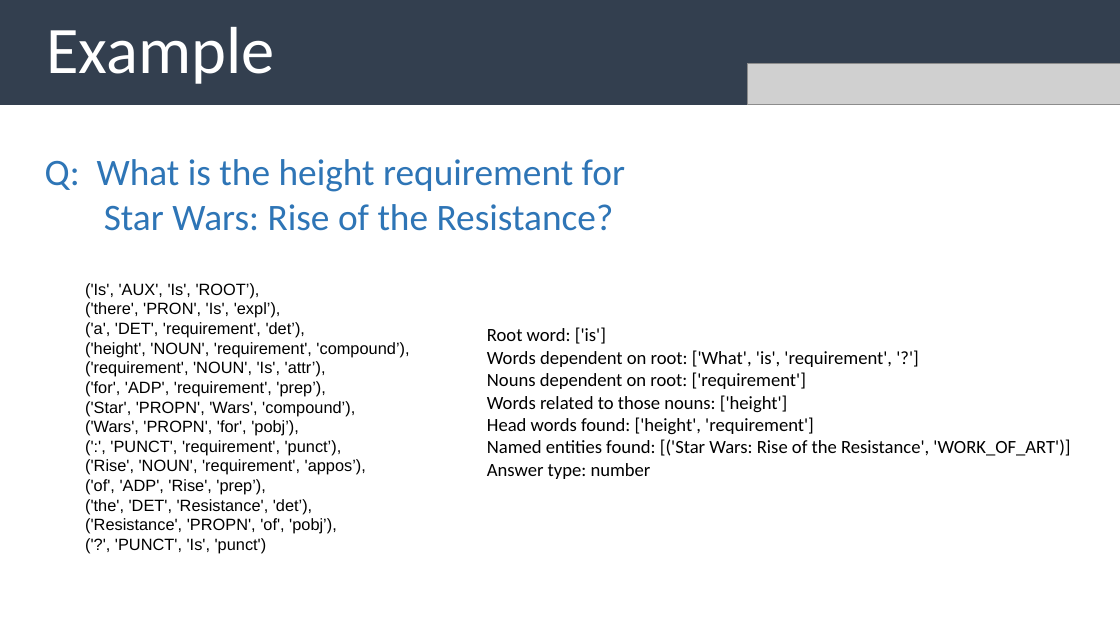
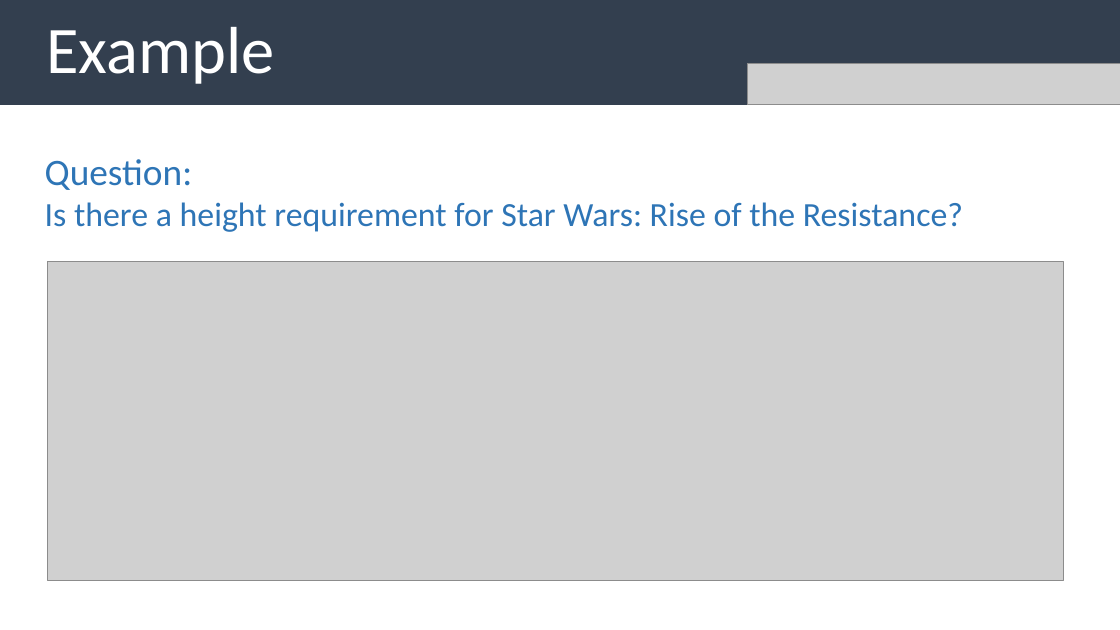
Before and after one commit to uabinf/nlp-group-project-fall-2020-disneyqanda, a slide deck: slide 10 of disneyqanda.pptx. Drawn at 1120x630 pixels with LibreOffice and Linux fonts; fonts in the diff are those of the drawing; grey boxes stand for pictures. Boxes give left, top, right and bottom in pixels: in the first picture for what was removed or moved away, otherwise in the second. Text is boxed around its words. In the diff, an @@ line names an element or a change of style, - is before the commit and + after.

Commit message:
updating ppt

```diff
--- a/disneyqanda.pptx
+++ b/disneyqanda.pptx
@@ text at (45,159,963,232): text changed; size 32 to 29 pt @@
-Q: What is the height requirement for
-Star Wars: Rise of the Resistance?
+Question:
+Is there a height requirement for Star Wars: Rise of the Resistance?
@@ picture added at (48,262,1063,581) @@
@@ text removed at (85,283,409,554) @@
-('Is', 'AUX', 'Is', 'ROOT’),
-('there', 'PRON', 'Is', 'expl’),
-('a', 'DET', 'requirement', 'det’),
-('height', 'NOUN', 'requirement', 'compound’),
-('requirement', 'NOUN', 'Is', 'attr’),
-('for', 'ADP', 'requirement', 'prep’),
-('Star', 'PROPN', 'Wars', 'compound’),
-('Wars', 'PROPN', 'for', 'pobj’),
-(':', 'PUNCT', 'requirement', 'punct’),
-('Rise', 'NOUN', 'requirement', 'appos’),
-('of', 'ADP', 'Rise', 'prep’),
-('the', 'DET', 'Resistance', 'det’),
-('Resistance', 'PROPN', 'of', 'pobj’),
-('?', 'PUNCT', 'Is', 'punct')
@@ text removed at (487,327,1070,479) @@
-Root word: ['is']
-Words dependent on root: ['What', 'is', 'requirement', '?']
-Nouns dependent on root: ['requirement']
-Words related to those nouns: ['height']
-Head words found: ['height', 'requirement']
-Named entities found: [('Star Wars: Rise of the Resistance', 'WORK_OF_ART')]
-Answer type: number
```
Also in this commit, not shown: 2 other slides changed, 8 slides added, 4 slides removed.
